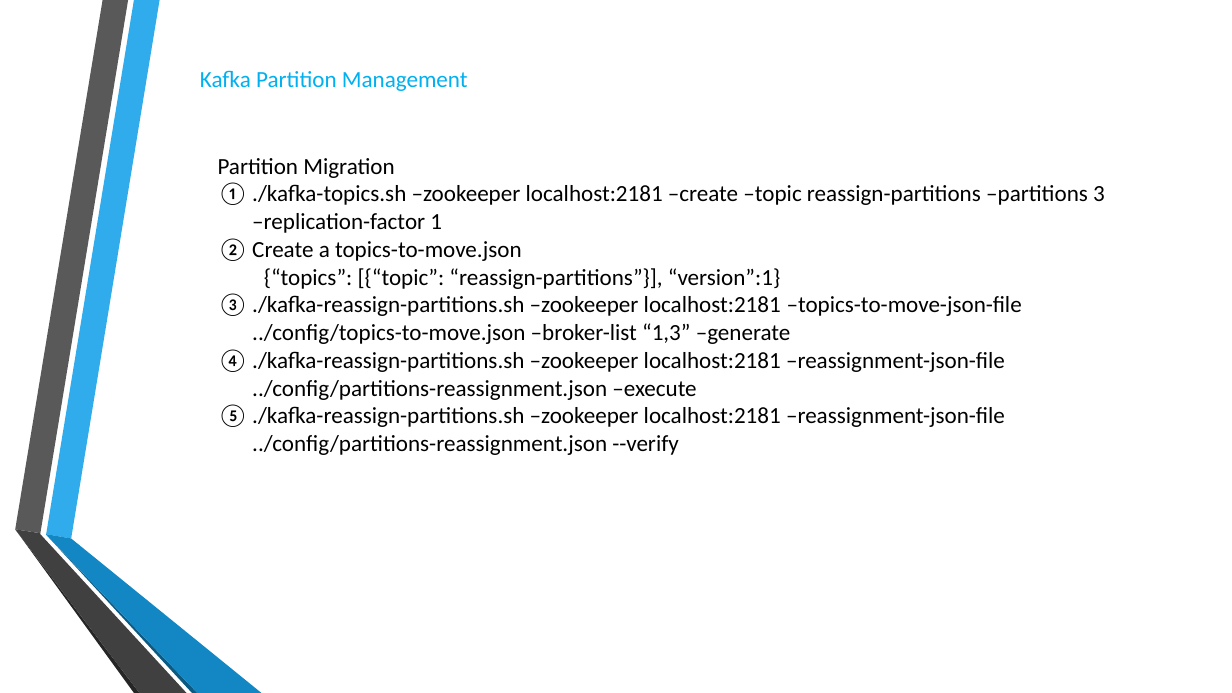
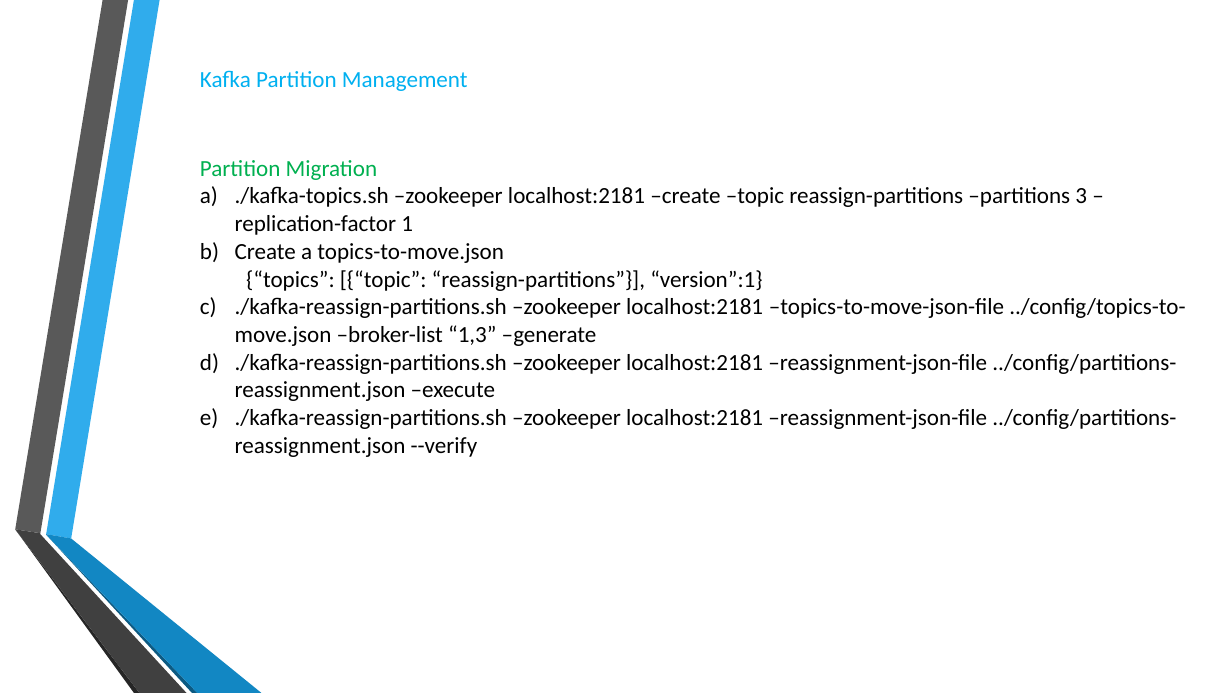
Before and after one commit to RobertLii/Tutorials, a slide deck: slide 59 of Kafka introduction.pptx (slide 61 before the commit). Drawn at 1232x693 pixels with LibreOffice and Linux fonts; fonts in the diff are those of the drawing; background and template pictures are left out. Boxes give left, top, right and bottom in pixels: in the first picture for what was removed or moved away, otherwise in the second. Text is boxed around its words. In the diff, an @@ line names an element or a change of style, - is before the commit and + after.

```diff
--- a/Kafka introduction.pptx
+++ b/Kafka introduction.pptx
@@ text "Partition Migration": place and size @@
-text "Partition Migration" at <box>218,158,1105,455</box>
+text "Partition Migration" at <box>200,160,1185,457</box>
@@ text at <box>200,160,1185,457</box>: text colour #000000 to #00B050 in "Partition Migration"; bullet circleNumDbPlain to a) @@
```
Also in this commit, not shown: 16 other slides changed, 2 slides added, 10 slides removed.
